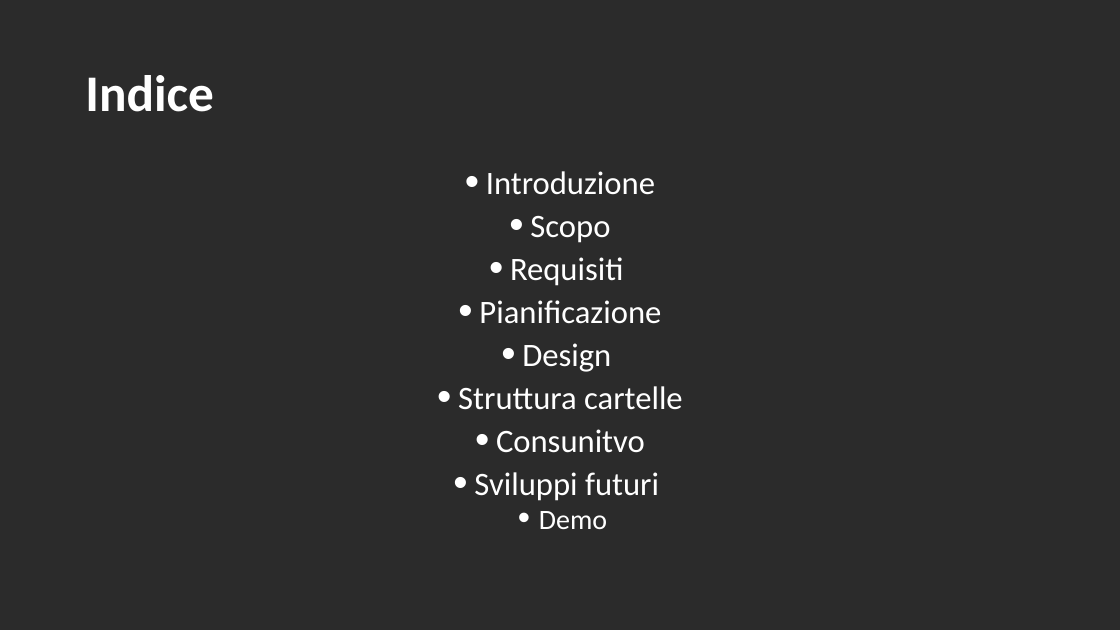
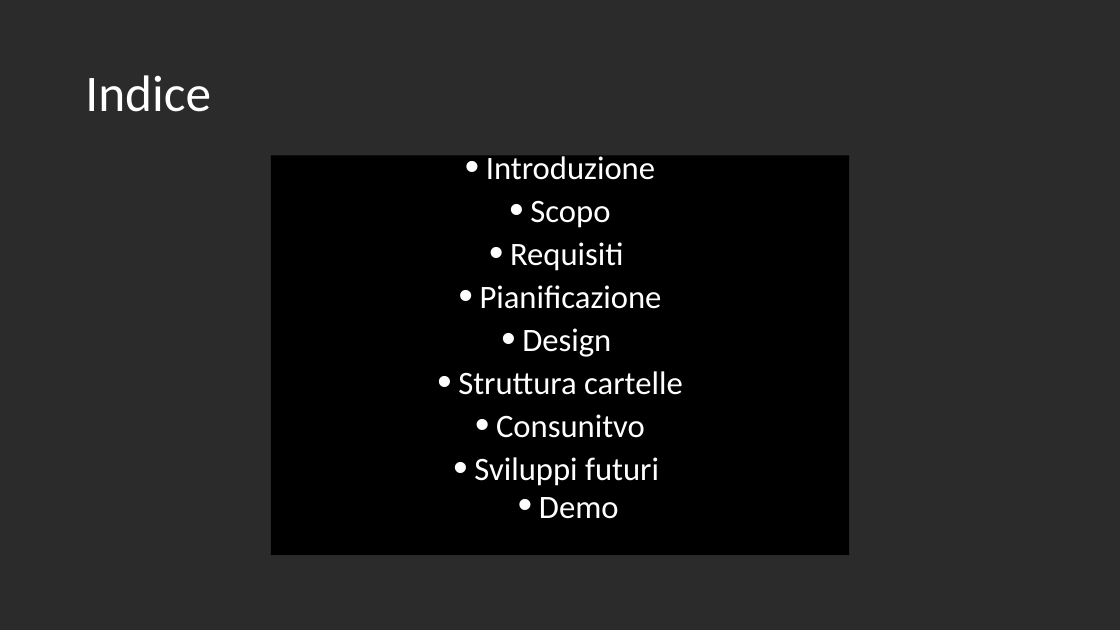
Before and after one commit to LuMug/EyeAsteroids, a slide deck: slide 2 of Documenti/Presentazione_EyeAsteroids.pptx. Drawn at 1120x630 pixels with LibreOffice and Linux fonts; fonts in the diff are those of the drawing; background and template pictures are left out; a plain dark background stands for a picture behind light text. Boxes give left, top, right and bottom in pixels: in the first picture for what was removed or moved away, otherwise in the second. Text is boxed around its words. In the diff, an @@ line names an element or a change of style, - is before the commit and + after.

```diff
--- a/Documenti/Presentazione_EyeAsteroids.pptx
+++ b/Documenti/Presentazione_EyeAsteroids.pptx
@@ title "Indice" at (x1=85, y1=75, x2=211, y2=112): bold off @@
@@ text "Introduzione" resized from (x1=458, y1=171, x2=683, y2=529) to (x1=271, y1=155, x2=849, y2=555) @@
@@ text "Introduzione" at (x1=271, y1=155, x2=849, y2=555): fill none to #000000 @@
@@ text at (x1=539, y1=497, x2=619, y2=519): size 24 to 28 pt in "Demo" @@
```
Also in this commit, not shown: 11 other slides changed.
